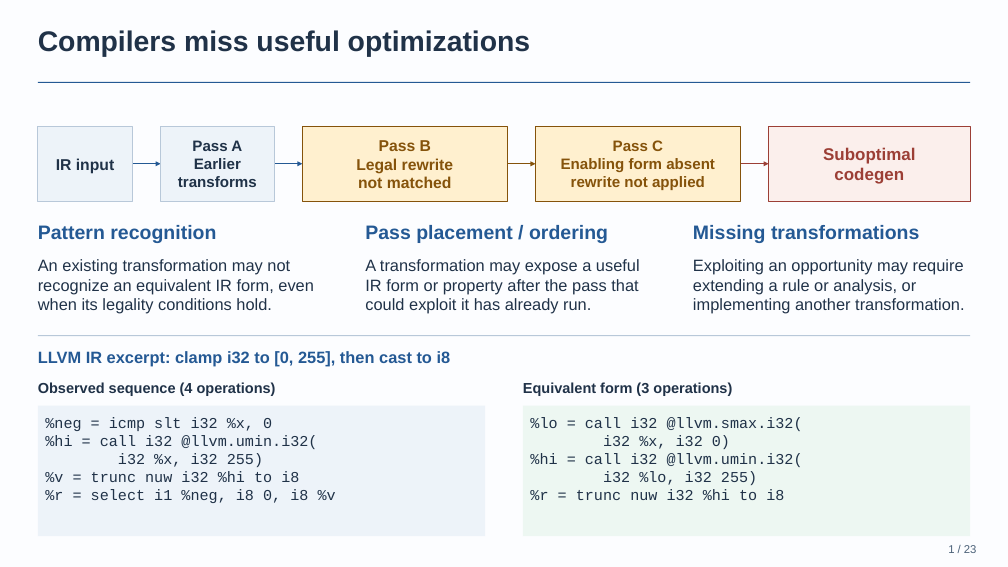
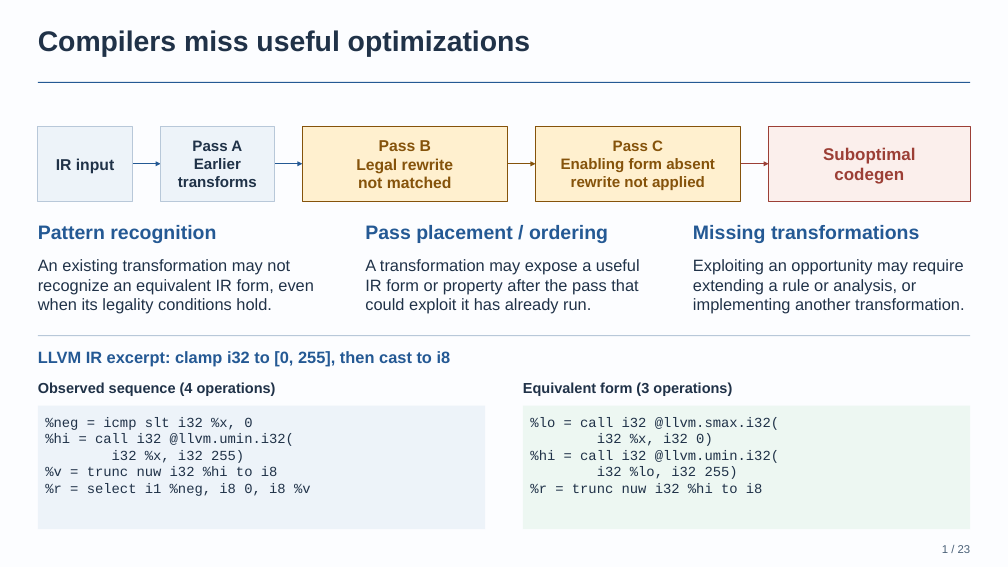
Before and after one commit to BonZirka/ascend-npu-optimization-research, a slide deck: slide 1 of output/ascend-optimization-pitch/ascend-optimization-technical.pptx. Drawn at 1008x567 pixels with LibreOffice and Linux fonts; fonts in the diff are those of the drawing. Boxes give left, top, right and bottom in pixels: in the first picture for what was removed or moved away, otherwise in the second. Text is boxed around its words. In the diff, an @@ line names an element or a change of style, - is before the commit and + after.

Commit message:
Align technical slides to a shared content grid
Apply consistent title and footer coordinates, establish a shared content boundary, and keep slide numbering in a separate footer zone.

```diff
--- a/output/ascend-optimization-pitch/ascend-optimization-technical.pptx
+++ b/output/ascend-optimization-pitch/ascend-optimization-technical.pptx
@@ rectangle "%neg = icmp slt i32 ...": place and size @@
-rectangle "%neg = icmp slt i32 ..." at [37,406,485,536]
+rectangle "%neg = icmp slt i32 ..." at [37,406,485,529]
@@ rectangle "%neg = icmp slt i32 ..." at [37,406,485,529]: size 18 to 16.5 pt @@
@@ rectangle "%lo = call i32 @llvm.smax.i32(" at [523,406,971,529]: size 18 to 16.5 pt @@
@@ rectangle "%lo = call i32 @llvm.smax.i32(": place and size @@
-rectangle "%lo = call i32 @llvm.smax.i32(" at [523,406,971,536]
+rectangle "%lo = call i32 @llvm.smax.i32(" at [523,406,971,529]
@@ text "1 / 23": place and size @@
-text "1 / 23" at [948,545,977,553]
+text "1 / 23" at [942,545,971,553]
```
Also in this commit, not shown: 22 other slides changed, 9 other files.
